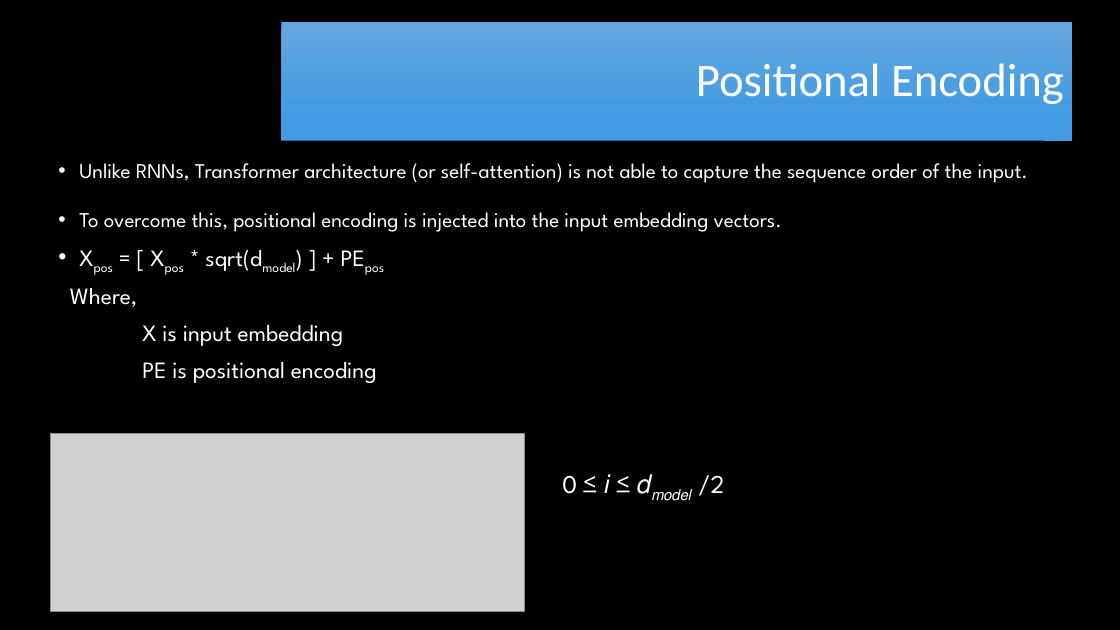
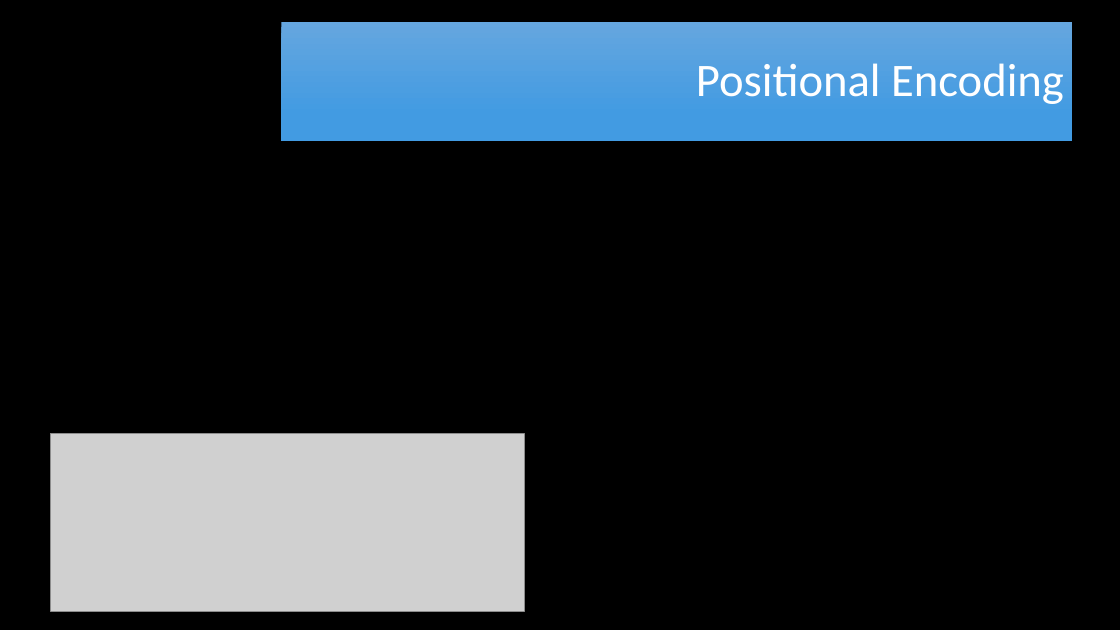
Before and after one commit to RayGone/Thesis, a slide deck: slide 12 of Proposal Defense Presentation.pptx (slide 11 before the commit). Drawn at 1120x630 pixels with LibreOffice and Linux fonts; fonts in the diff are those of the drawing; grey boxes stand for pictures; background and template pictures are left out. Boxes give left, top, right and bottom in pixels: in the first picture for what was removed or moved away, otherwise in the second. Text is boxed around its words. In the diff, an @@ line names an element or a change of style, - is before the commit and + after.

```diff
--- a/Proposal Defense Presentation.pptx
+++ b/Proposal Defense Presentation.pptx
@@ text removed at box(50, 140, 1044, 556) @@
-• Unlike RNNs, Transformer architecture (or self-attention) is not able to capture the sequence order of the input.
-• To overcome this, positional encoding is injected into the input embedding vectors.
-• Xpos = [ Xpos * sqrt(dmodel) ] + PEpos
-Where,
-X is input embedding
-PE is positional encoding
-0 ≤ 𝑖 ≤ 𝑑𝑚𝑜𝑑𝑒𝑙 /2
```
Also in this commit, not shown: 12 other slides changed, 6 slides added, 1 slide removed.
